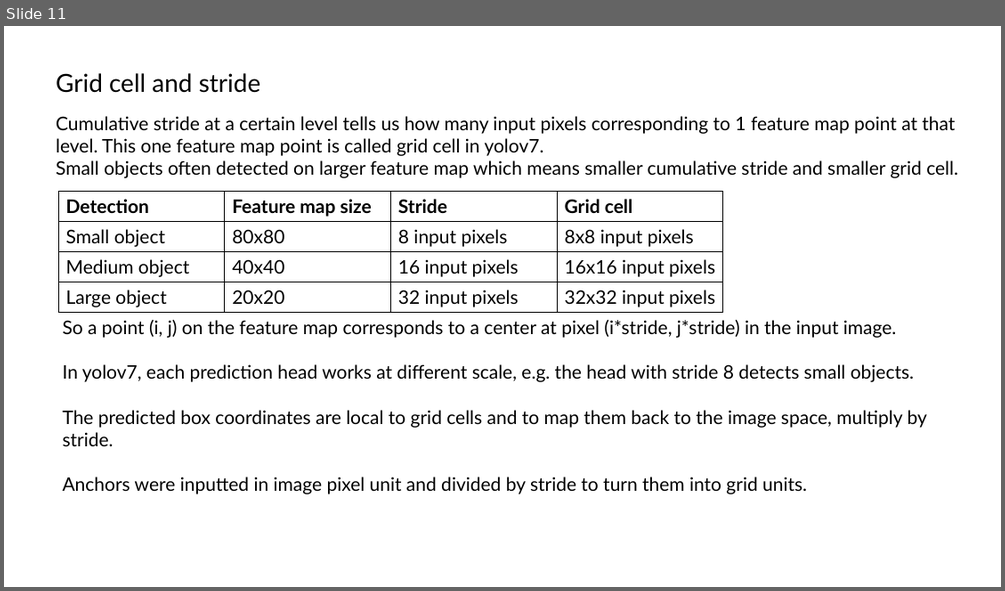
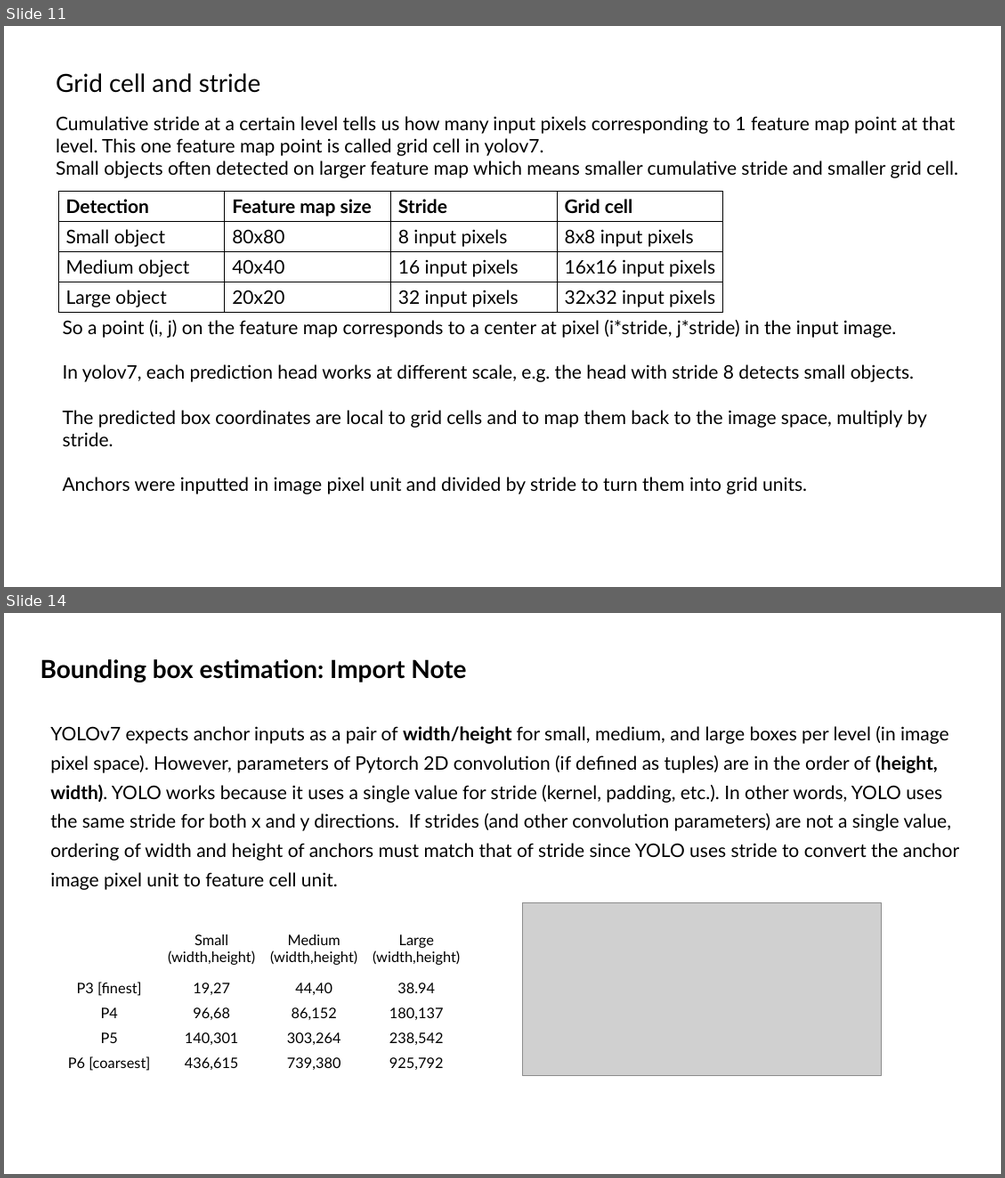
Before and after one commit to s-reaungamornrat/video_processing, a slide deck: yolov7/doc/networks.pptx. Shown one above the other, each under a label of ours: slide 11 before the commit, slides 11 and 14 after it; the slides between them are not shown. The pictures are 1005x591 and 1005x1178 pixels, drawn with LibreOffice and Linux fonts; fonts in the diff are those of the drawing; grey boxes stand for pictures. Boxes give left, top, right and bottom in pixels: in the first picture for what was removed or moved away, otherwise in the second. Text is boxed around its words. In the diff, an @@ line names an element or a change of style, - is before the commit and + after.

```diff
--- a/yolov7/doc/networks.pptx
+++ b/yolov7/doc/networks.pptx
@@ slide 14 added at [4,613,1001,1174], background #FFFFFF @@
@@ text added at [40,659,466,682], 24 pt, text #000000, bold @@
+Bounding box estimation: Import Note
@@ text added at [50,726,959,890], 18 pt, text #000000 @@
+YOLOv7 expects anchor inputs as a pair of width/height for small, medium, and large boxes per level (in image pixel space). However, parameters of Pytorch 2D convolution (if defined as tuples) are in the order of (height, width). YOLO works because it uses a single value for stride (kernel, padding, etc.). In other words, YOLO uses the same stride for both x and y directions. If strides (and other convolution parameters) are not a single value, ordering of width and height of anchors must match that of stride since YOLO uses stride to convert the anchor image pixel unit to feature cell unit.
@@ picture added at [523,902,882,1075] @@
@@ table added at [57,921,468,1075], 5 rows, 4 columns @@
+ | Small / (width,height) | Medium / (width,height) | Large / (width,height)
+P3 [finest] | 19,27 | 44,40 | 38.94
+P4 | 96,68 | 86,152 | 180,137
+P5 | 140,301 | 303,264 | 238,542
+P6 [coarsest] | 436,615 | 739,380 | 925,792
```
Also in this commit, not shown: 2 other slides added, 21 other files.
